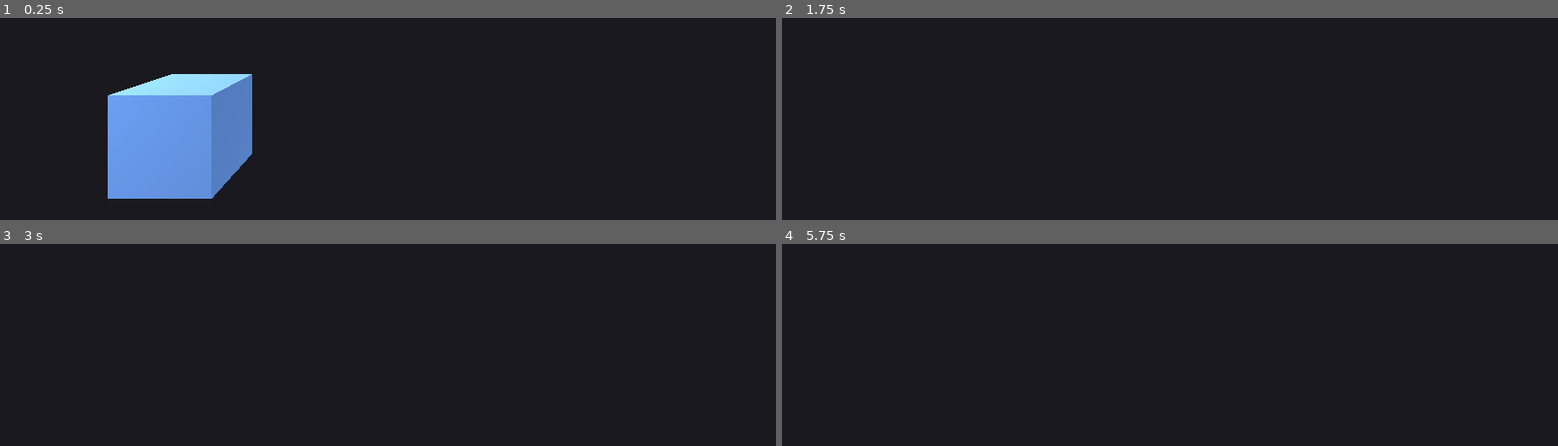
Above: before the commit, frames 1-4 (two rows, left to right).
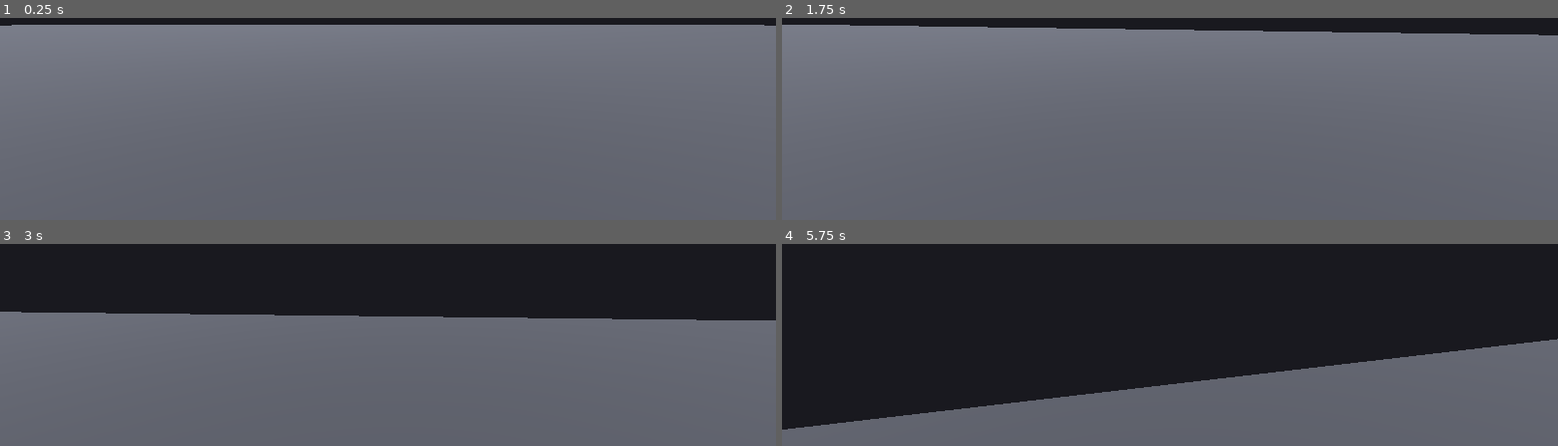
Above: after the commit, the same moments.

Repository: radomirsky/190K-G.O.P
Game: Godot game, scene res://main.tscn
The game is run twice, just before and just after one commit, with the same random seed, the same clock (stepped at 60 frames per second) and the same inputs.
Inputs (mouse positions are in pixels of both pictures, inside the frame that each line leads up to):
- Up to frame 1 (0.25 s): no input
- Up to frame 2 (1.75 s): tap Enter at 0.5 s; move the mouse to (outside the picture) at 0.52 s; hold E 0.53-1.28 s; hold W from 0.53 s (still down); click (outside the picture) at 0.67 s; tap Space at 0.77, 1.07, 1.52, 1.55 s; tap Q at 0.8, 1.35 s; move the mouse to (outside the picture) at 1.27 s; click (outside the picture) at 1.42 s
- Up to frame 3 (3 s): keep holding W; tap Space at 1.82, 2.1 s; move the mouse to (outside the picture) at 2.02 s; hold E 2.03-2.78 s; click (outside the picture) at 2.17 s; move the mouse to (outside the picture) at 2.77 s; tap E at 2.85 s; click (outside the picture) at 2.92 s
- Up to frame 4 (5.75 s): tap Space at 3.02, 3.32, 3.77, 3.8, 4.07, 4.52, 4.82, 5 s; tap Q at 3.05 s; move the mouse to (outside the picture) at 3.52 s; hold Q 3.53-4.28 s; click (outside the picture) at 3.67 s; tap Escape (ui_cancel) at 4.15 s; move the mouse to (outside the picture) at 4.27 s; release W at 4.28 s; hold A 4.28-5.03 s; tap E at 4.35 s; click (outside the picture) at 4.42 s; move the mouse to (outside the picture) at 5.02 s; hold S from 5.03 s (still down); hold Q from 5.03 s (still down); click (outside the picture) at 5.17 s

The runs differ from the first frame. In frame 1, 97% of the frame differs, in the area x 0-100%, y 3-100%; in frame 2, 94%; in frame 3, 64%; in frame 4, 30%.

Commit message:
Ходьба WASD, прыжок, подбор (E) и бросок куба (ЛКМ)
Made-with: Cursor

Diff:
--- a/fly_camera.gd
+++ /dev/null
@@ -1,42 +0,0 @@
-extends Node3D
-
-@export var move_speed: float = 6.0
-@export var mouse_sensitivity: float = 0.0025
-
-@onready var _camera: Camera3D = $Camera3D
-
-
-func _ready() -> void:
-	Input.mouse_mode = Input.MOUSE_MODE_CAPTURED
-
-
-func _unhandled_input(event: InputEvent) -> void:
-	if event.is_action_pressed("ui_cancel"):
-		if Input.mouse_mode == Input.MOUSE_MODE_CAPTURED:
-			Input.mouse_mode = Input.MOUSE_MODE_VISIBLE
-		else:
-			Input.mouse_mode = Input.MOUSE_MODE_CAPTURED
-
-	if event is InputEventMouseMotion and Input.mouse_mode == Input.MOUSE_MODE_CAPTURED:
-		rotate_y(-event.relative.x * mouse_sensitivity)
-		_camera.rotate_x(-event.relative.y * mouse_sensitivity)
-		_camera.rotation.x = clampf(_camera.rotation.x, -PI / 2.0 + 0.02, PI / 2.0 - 0.02)
-
-
-func _physics_process(delta: float) -> void:
-	var dir := Vector3.ZERO
-	if Input.is_key_pressed(KEY_W):
-		dir -= transform.basis.z
-	if Input.is_key_pressed(KEY_S):
-		dir += transform.basis.z
-	if Input.is_key_pressed(KEY_A):
-		dir -= transform.basis.x
-	if Input.is_key_pressed(KEY_D):
-		dir += transform.basis.x
-	if Input.is_key_pressed(KEY_E):
-		dir += Vector3.UP
-	if Input.is_key_pressed(KEY_Q):
-		dir -= Vector3.UP
-
-	if dir.length_squared() > 0.0:
-		position += dir.normalized() * move_speed * delta
--- a/main.tscn
+++ b/main.tscn
@@ -1,6 +1,19 @@
-[gd_scene load_steps=5 format=3]
+[gd_scene load_steps=10 format=3]
 
-[ext_resource type="Script" path="res://fly_camera.gd" id="1_fly"]
+[ext_resource type="Script" path="res://player.gd" id="1_player"]
+
+[sub_resource type="Environment" id="Environment_main"]
+background_mode = 1
+background_color = Color(0.1, 0.1, 0.12, 1)
+
+[sub_resource type="BoxMesh" id="BoxMesh_floor"]
+size = Vector3(42, 0.25, 42)
+
+[sub_resource type="StandardMaterial3D" id="StandardMaterial3D_floor"]
+albedo_color = Color(0.34, 0.35, 0.38, 1)
+
+[sub_resource type="BoxShape3D" id="BoxShape3D_floor"]
+size = Vector3(42, 0.25, 42)
 
 [sub_resource type="BoxMesh" id="BoxMesh_cube"]
 size = Vector3(1, 1, 1)
@@ -8,9 +21,12 @@
 [sub_resource type="StandardMaterial3D" id="StandardMaterial3D_cube"]
 albedo_color = Color(0.45, 0.65, 0.95, 1)
 
-[sub_resource type="Environment" id="Environment_main"]
-background_mode = 1
-background_color = Color(0.1, 0.1, 0.12, 1)
+[sub_resource type="BoxShape3D" id="BoxShape3D_cube"]
+size = Vector3(1, 1, 1)
+
+[sub_resource type="CapsuleShape3D" id="CapsuleShape3D_player"]
+radius = 0.35
+height = 1.05
 
 [node name="Main" type="Node3D"]
 
@@ -28,14 +44,44 @@
 light_energy = 0.35
 shadow_enabled = false
 
-[node name="Cube" type="MeshInstance3D" parent="."]
+[node name="Floor" type="StaticBody3D" parent="."]
+transform = Transform3D(1, 0, 0, 0, 1, 0, 0, 0, 1, 0, -0.125, 0)
+
+[node name="MeshInstance3D" type="MeshInstance3D" parent="Floor"]
+mesh = SubResource("BoxMesh_floor")
+surface_material_override/0 = SubResource("StandardMaterial3D_floor")
+
+[node name="CollisionShape3D" type="CollisionShape3D" parent="Floor"]
+shape = SubResource("BoxShape3D_floor")
+
+[node name="Cube" type="RigidBody3D" parent="." groups=["throwable"]]
+transform = Transform3D(1, 0, 0, 0, 1, 0, 0, 0, 1, 0, 0.5, 1.5)
+continuous_cd = true
+
+[node name="MeshInstance3D" type="MeshInstance3D" parent="Cube"]
 mesh = SubResource("BoxMesh_cube")
 surface_material_override/0 = SubResource("StandardMaterial3D_cube")
 
-[node name="Player" type="Node3D" parent="."]
-transform = Transform3D(1, 0, 0, 0, 1, 0, 0, 0, 1, 2.2, 1.4, 3.8)
-script = ExtResource("1_fly")
+[node name="CollisionShape3D" type="CollisionShape3D" parent="Cube"]
+shape = SubResource("BoxShape3D_cube")
 
-[node name="Camera3D" type="Camera3D" parent="Player"]
+[node name="Player" type="CharacterBody3D" parent="."]
+transform = Transform3D(1, 0, 0, 0, 1, 0, 0, 0, 1, 0, 0.05, -1.5)
+floor_stop_on_slope = true
+floor_max_angle = 0.785398
+floor_snap_length = 0.12
+script = ExtResource("1_player")
+
+[node name="CollisionShape3D" type="CollisionShape3D" parent="Player"]
+transform = Transform3D(1, 0, 0, 0, 1, 0, 0, 0, 1, 0, 0.875, 0)
+shape = SubResource("CapsuleShape3D_player")
+
+[node name="CameraPivot" type="Node3D" parent="Player"]
+transform = Transform3D(1, 0, 0, 0, 1, 0, 0, 0, 1, 0, 1.55, 0)
+
+[node name="Camera3D" type="Camera3D" parent="Player/CameraPivot"]
 current = true
 fov = 65.0
+
+[node name="HoldPoint" type="Node3D" parent="Player/CameraPivot/Camera3D"]
+transform = Transform3D(1, 0, 0, 0, 1, 0, 0, 0, 1, 0, -0.12, -1.05)
--- /dev/null
+++ b/player.gd
@@ -0,0 +1,127 @@
+extends CharacterBody3D
+
+@export var move_speed: float = 5.0
+@export var jump_velocity: float = 4.6
+@export var mouse_sensitivity: float = 0.0025
+@export var pickup_distance: float = 2.8
+@export var throw_speed: float = 16.0
+
+var gravity: float = ProjectSettings.get_setting("physics/3d/default_gravity")
+
+@onready var _camera_pivot: Node3D = $CameraPivot
+@onready var _camera: Camera3D = $CameraPivot/Camera3D
+@onready var _hold_point: Node3D = $CameraPivot/Camera3D/HoldPoint
+
+var _held: RigidBody3D = null
+var _jump_requested: bool = false
+
+
+func _ready() -> void:
+	Input.mouse_mode = Input.MOUSE_MODE_CAPTURED
+
+
+func _unhandled_input(event: InputEvent) -> void:
+	if event.is_action_pressed("ui_cancel"):
+		if Input.mouse_mode == Input.MOUSE_MODE_CAPTURED:
+			Input.mouse_mode = Input.MOUSE_MODE_VISIBLE
+		else:
+			Input.mouse_mode = Input.MOUSE_MODE_CAPTURED
+
+	if event is InputEventMouseMotion and Input.mouse_mode == Input.MOUSE_MODE_CAPTURED:
+		rotate_y(-event.relative.x * mouse_sensitivity)
+		_camera_pivot.rotate_x(-event.relative.y * mouse_sensitivity)
+		_camera_pivot.rotation.x = clampf(
+			_camera_pivot.rotation.x,
+			-PI / 2.0 + 0.02,
+			PI / 2.0 - 0.02
+		)
+
+	if event is InputEventMouseButton:
+		if (
+			event.button_index == MOUSE_BUTTON_LEFT
+			and event.pressed
+			and Input.mouse_mode == Input.MOUSE_MODE_CAPTURED
+		):
+			_throw_held()
+
+	if event is InputEventKey and event.pressed and not event.echo:
+		if event.keycode == KEY_SPACE:
+			_jump_requested = true
+		if event.keycode == KEY_E and Input.mouse_mode == Input.MOUSE_MODE_CAPTURED:
+			if _held:
+				_release_held()
+			else:
+				_try_pickup()
+
+
+func _physics_process(delta: float) -> void:
+	if not is_on_floor():
+		velocity.y -= gravity * delta
+	else:
+		if velocity.y < 0.0:
+			velocity.y = 0.0
+
+	if is_on_floor() and _jump_requested:
+		velocity.y = jump_velocity
+		_jump_requested = false
+
+	var dir2 := Vector2.ZERO
+	if Input.is_key_pressed(KEY_A):
+		dir2.x -= 1.0
+	if Input.is_key_pressed(KEY_D):
+		dir2.x += 1.0
+	if Input.is_key_pressed(KEY_W):
+		dir2.y -= 1.0
+	if Input.is_key_pressed(KEY_S):
+		dir2.y += 1.0
+
+	var direction := Vector3.ZERO
+	if dir2.length_squared() > 0.0:
+		dir2 = dir2.normalized()
+		direction = (transform.basis * Vector3(dir2.x, 0.0, dir2.y)).normalized()
+		direction.y = 0.0
+		if direction.length_squared() > 0.0:
+			direction = direction.normalized()
+
+	var target_xz := direction * move_speed
+	velocity.x = target_xz.x
+	velocity.z = target_xz.z
+
+	move_and_slide()
+
+	if _held:
+		_held.global_position = _hold_point.global_position
+		_held.linear_velocity = Vector3.ZERO
+		_held.angular_velocity = Vector3.ZERO
+
+
+func _try_pickup() -> void:
+	var space := get_world_3d().direct_space_state
+	var from := _camera.global_position
+	var to := from - _camera.global_transform.basis.z * pickup_distance
+	var query := PhysicsRayQueryParameters3D.create(from, to)
+	query.collide_with_areas = false
+	query.exclude = [get_rid()]
+	var hit := space.intersect_ray(query)
+	if hit.is_empty():
+		return
+	var collider: Object = hit.get("collider")
+	if collider is RigidBody3D and collider.is_in_group("throwable"):
+		_held = collider as RigidBody3D
+		_held.freeze = true
+
+
+func _release_held() -> void:
+	if not _held:
+		return
+	_held.freeze = false
+	_held = null
+
+
+func _throw_held() -> void:
+	if not _held:
+		return
+	var impulse_dir := -_camera.global_transform.basis.z.normalized()
+	_held.freeze = false
+	_held.linear_velocity = impulse_dir * throw_speed
+	_held = null
--- a/project.godot
+++ b/project.godot
@@ -1,15 +1,22 @@
 ; Engine configuration file.
+; It's best edited using the editor UI and not directly,
+; since the parameters that go here are not all obvious.
+;
 ; Format:
-;   [section]
-;   param=value
+;   [section] ; section goes between []
+;   param=value ; assign values to parameters
 
 config_version=5
+
+[animation]
+
+compatibility/default_parent_skeleton_in_mesh_instance_3d=true
 
 [application]
 
 config/name="190K-G.O.P"
 run/main_scene="res://main.tscn"
-config/features=PackedStringArray("4.3", "Forward Plus")
+config/features=PackedStringArray("4.6", "Forward Plus")
 config/icon="res://icon.svg"
 
 [display]
Not shown, added: fly_camera.gd.uid
Not shown, added: icon.svg.import
